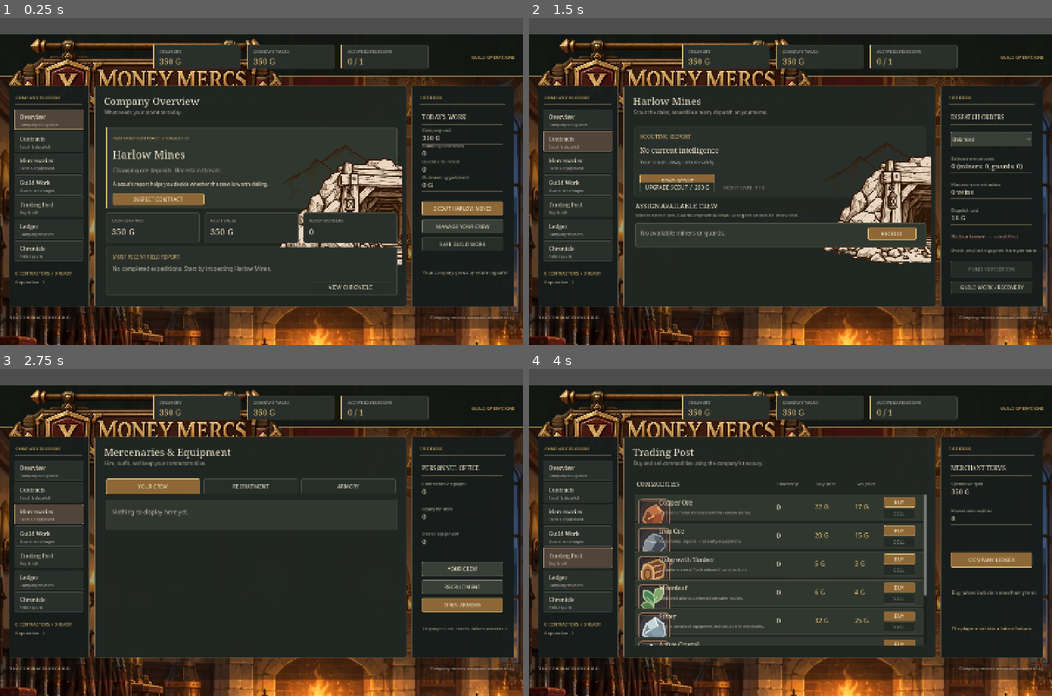
Above: before the commit, frames 1-4 (two rows, left to right).
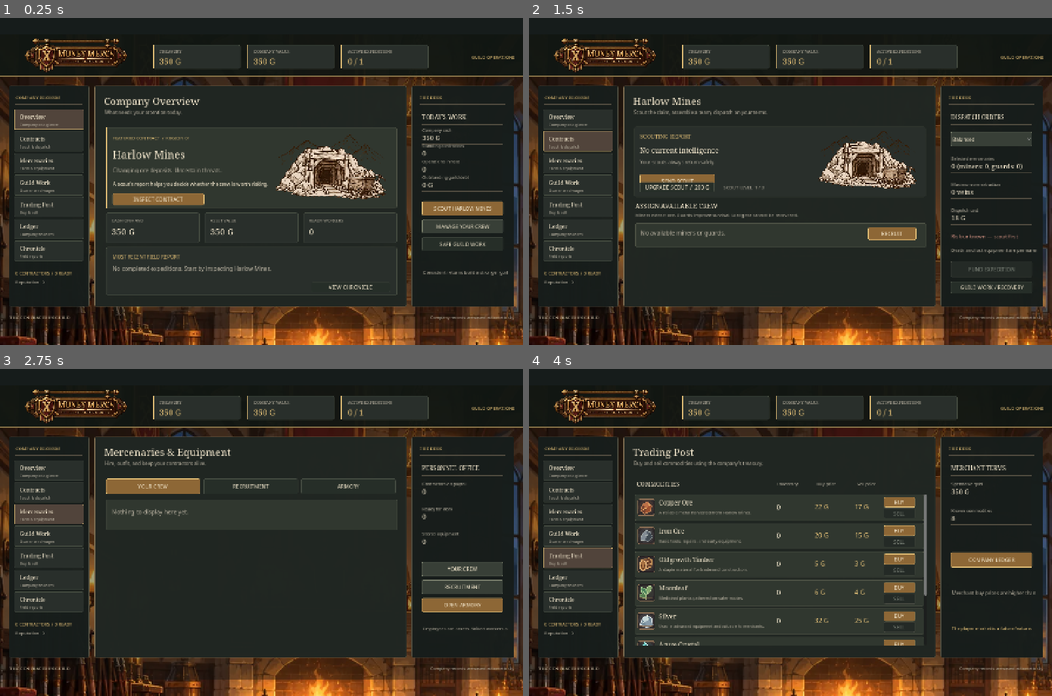
Above: after the commit, the same moments.

Repository: wiings3/Hellfare
Game: Godot game, scene res://scenes/main.tscn
Same seed, same stepped clock (60 frames per second), same inputs: the game is played once before the commit and once after it.
Inputs (mouse positions are in pixels of both pictures, inside the frame that each line leads up to):
- Up to frame 1 (0.25 s): no input
- Up to frame 2 (1.5 s): click (576, 119) at 0.52 s; click (576, 142) at 1.27 s
- Up to frame 3 (2.75 s): click (47, 512) at 2.02 s
- Up to frame 4 (4 s): click (576, 535) at 2.77 s; click (576, 558) at 3.52 s

The runs differ from the first frame. In frame 1, 13% of the frame differs, in the area x 0-100%, y 0-79%; in frame 2, 13%, in the area x 0-100%, y 0-76%; in frame 3, 8.7%; in frame 4, 11%.

Commit message:
Fix distorted image sizes throughout guild UI and preserve letterbox background

Diff:
--- a/scripts/guildhall_ui.gd
+++ b/scripts/guildhall_ui.gd
@@ -49,6 +49,11 @@
 	canvas.name = "GuildOperations"
 	canvas.size = Vector2(1600, 900)
 	canvas.mouse_filter = Control.MOUSE_FILTER_PASS
+	var outer := ColorRect.new()
+	outer.color = NIGHT
+	outer.set_anchors_and_offsets_preset(Control.PRESET_FULL_RECT)
+	outer.mouse_filter = Control.MOUSE_FILTER_IGNORE
+	add_child(outer)
 	add_child(canvas)
 	resized.connect(_fit_canvas)
 	_fit_canvas()
@@ -99,7 +104,7 @@
 func _fit_canvas() -> void:
 	if not is_instance_valid(canvas):
 		return
-	var dims: Vector2 = size
+	var dims: Vector2 = get_viewport_rect().size
 	if dims.x <= 0 or dims.y <= 0:
 		dims = get_viewport_rect().size
 	var scale_factor: float = minf(dims.x / 1600.0, dims.y / 900.0)
@@ -124,16 +129,20 @@
 	parent.add_child(rect)
 	return rect
 
-func _picture(parent: Node, source: Texture2D, x: float, y: float, w: float, h: float) -> TextureRect:
-	var icon := TextureRect.new()
-	icon.texture = source
-	icon.position = Vector2(x, y)
-	icon.size = Vector2(w, h)
-	icon.expand_mode = TextureRect.EXPAND_IGNORE_SIZE
-	icon.stretch_mode = TextureRect.STRETCH_KEEP_ASPECT_CENTERED
-	icon.mouse_filter = Control.MOUSE_FILTER_IGNORE
-	parent.add_child(icon)
-	return icon
+func _picture(parent: Node, source: Texture2D, x: float, y: float, w: float, h: float) -> NinePatchRect:
+	# Full image, aspect preserved. Never draw at source pixel dimensions.
+	var natural_w: float = maxf(1.0, float(source.get_width()))
+	var natural_h: float = maxf(1.0, float(source.get_height()))
+	var factor: float = minf(w / natural_w, h / natural_h)
+	var draw_w: float = natural_w * factor
+	var draw_h: float = natural_h * factor
+	var image := NinePatchRect.new()
+	image.texture = source
+	image.position = Vector2(x + (w - draw_w) * 0.5, y + (h - draw_h) * 0.5)
+	image.size = Vector2(draw_w, draw_h)
+	image.mouse_filter = Control.MOUSE_FILTER_IGNORE
+	parent.add_child(image)
+	return image
 
 func _box_style(kind: String) -> StyleBoxFlat:
 	var style := StyleBoxFlat.new()
@@ -401,7 +410,7 @@
 	_ui_button(side_area, "SCOUT HARLOW MINES", 14, 280, 248, 45, _nav_to.bind("harlow"), "primary")
 	_ui_button(side_area, "MANAGE YOUR CREW", 14, 336, 248, 43, _nav_to.bind("roster"), "secondary")
 	_ui_button(side_area, "SAFE GUILD WORK", 14, 390, 248, 43, _nav_to.bind("guildwork"), "quiet")
-	_label(side_area, "Your company grows by returning safely, not just by finding ore.",
+	_label(side_area, "Consistent returns build a stronger guild.",
 		16, 461, 242, 75, 14, MUTED, false, HORIZONTAL_ALIGNMENT_LEFT, true)
 
 func _context_title(text: String) -> void:
@@ -669,7 +678,7 @@
 	_context_line("Known commodities", str(MoneyMercsState.RESOURCE_ORDER.size()), 142)
 	_ui_button(side_area, "COMPANY LEDGER", 13, 280, 249, 47,
 		_nav_to.bind("finance"), "primary")
-	_label(side_area, "Buy prices include a merchant premium. Selling converts goods to gold immediately.",
+	_label(side_area, "Merchant buy prices are higher than sell prices.",
 		15, 358, 243, 95, 15, MUTED, false, HORIZONTAL_ALIGNMENT_LEFT, true)
 	_label(side_area, "The player market is a future feature.", 15, 487, 246, 53,
 		14, GOLD, false, HORIZONTAL_ALIGNMENT_LEFT, true)
